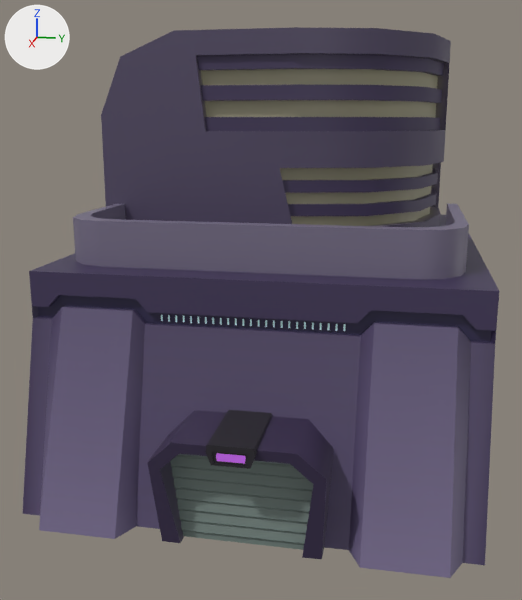
Before and after pictures for a commit that changed the FBX model Assets/Models/Crossing/Crossing_Buildings/Individual_Buildings/West_House_04.fbx.
Both versions are drawn from a 50 mm lens placed at (-0.956, -0.473, 0.189), pointed at (-1.375, -0.557, 0.084). Lighting does not change. The marker at upper left points along +X, +Y and +Z. Where no turn or scale is listed for an object, it has been applied to the vertices.

Objects in the first picture: 'West_House_04'.
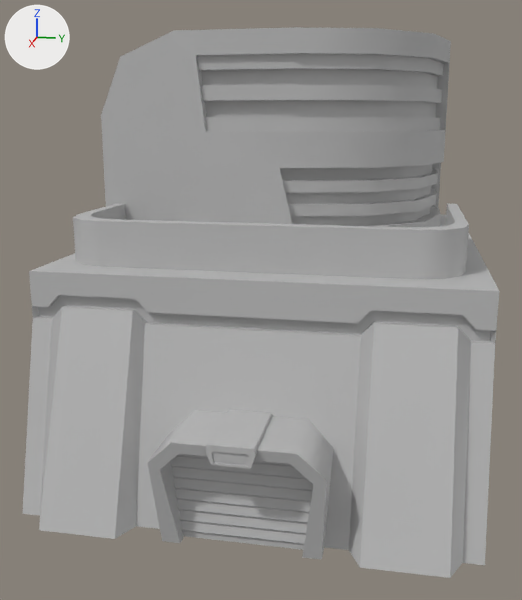
Boxes (x1, y1, x2, y2) around the edits, measured in the pictures (522 x 600 px):
part 1 of me_mesh, recoloured (purple to grey): (23, 27, 499, 578) in both
part 2 of me_mesh, recoloured: (161, 315, 346, 464) in both

What the commit changed:
Material 'Environment_02' (mat_environment_02) is new.
Its base color is (0.5, 0.5, 0.5) (grey #bcbcbc).
me_mesh has 444 vertices, 284 faces and spans x -0.16..0.16, y -0.111..0.111, z -0.12..0.12.
me_mesh is used by ob_west_house_04; location (-1.3866, -0.5424, 0.1191).
me_mesh part 1: all 257 faces that had it switch from mat_flatcolorbase6 (picture img_plaza_07_diffuse_jpg) to mat_environment_02 (grey #bcbcbc).
me_mesh part 2: all 27 faces that had it switch from mat_light_illuminate6 (picture img_lights_jpg) to mat_environment_02 (grey #bcbcbc).
